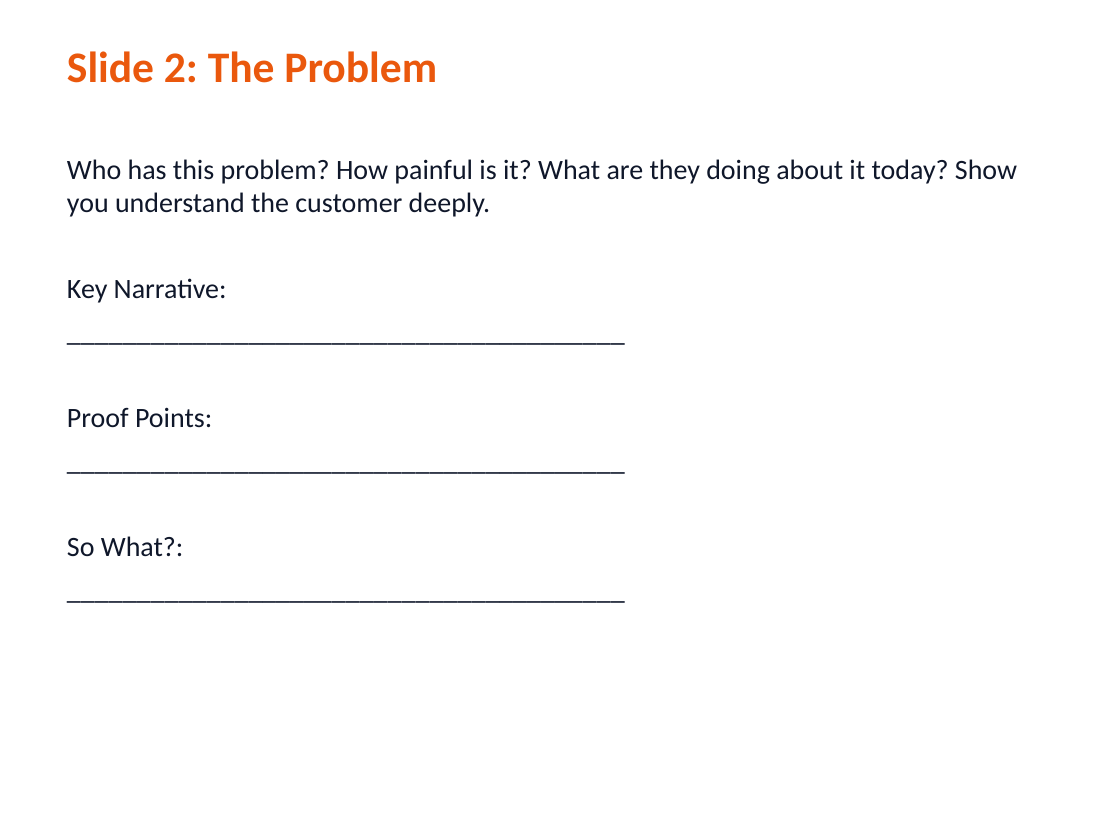
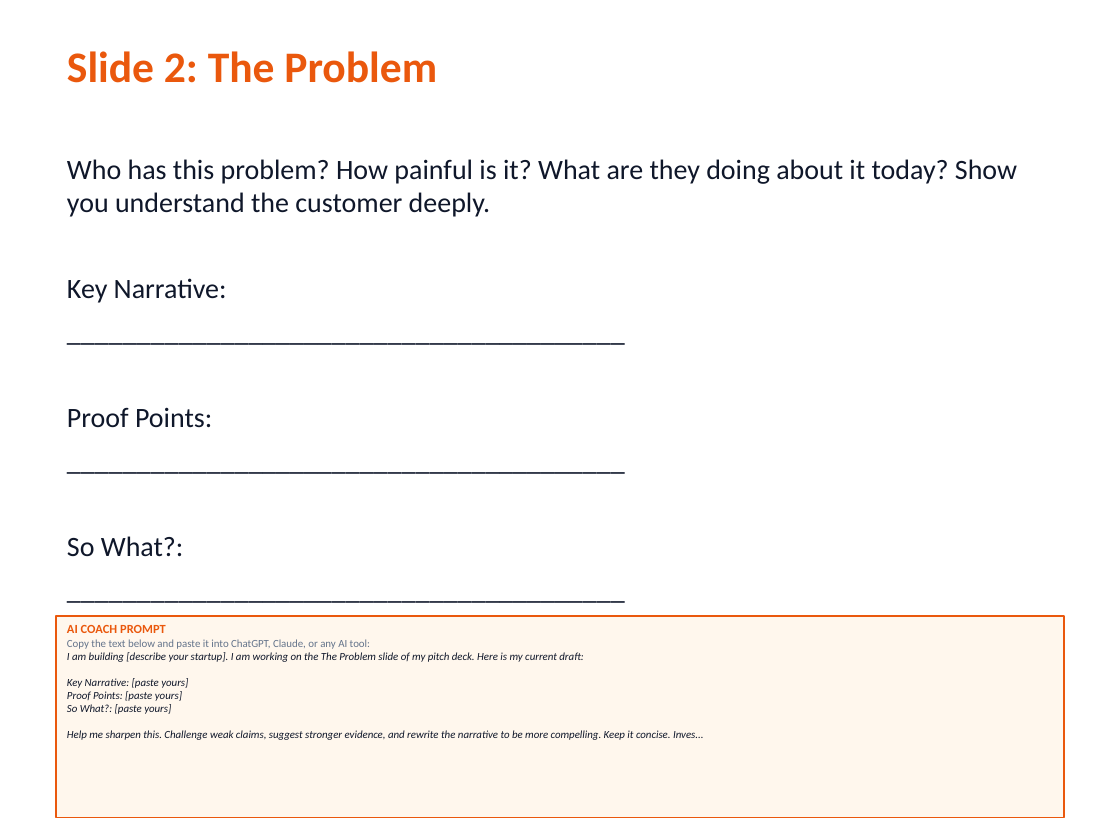
Before and after one commit to TheGinjaNinja/gnv-fundraising-workshop, a slide deck: slide 3 of low-tech/deck-building.pptx. Drawn at 1120x840 pixels with LibreOffice and Linux fonts; fonts in the diff are those of the drawing. Boxes give left, top, right and bottom in pixels: in the first picture for what was removed or moved away, otherwise in the second. Text is boxed around its words. In the diff, an @@ line names an element or a change of style, - is before the commit and + after.

```diff
--- a/low-tech/deck-building.pptx
+++ b/low-tech/deck-building.pptx
@@ rectangle added at (56,616,1064,818), fill #FFF7ED, outline #EA580D 1 pt, 7 pt, text #0F172A, italic @@
+AI COACH PROMPT
+Copy the text below and paste it into ChatGPT, Claude, or any AI tool:
+I am building [describe your startup]. I am working on the The Problem slide of my pitch deck. Here is my current draft:
+Key Narrative: [paste yours]
+Proof Points: [paste yours]
+So What?: [paste yours]
+Help me sharpen this. Challenge weak claims, suggest stronger evidence, and rewrite the narrative to be more compelling. Keep it concise. Inves...
```
Also in this commit, not shown: 11 other slides changed, 3 other files.
